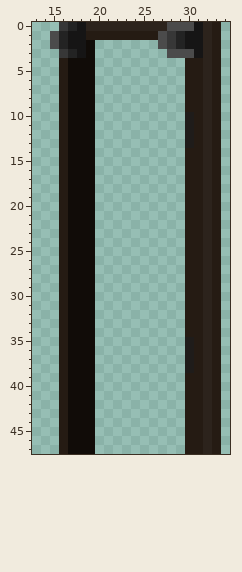
Pixel-art sprite -- Graphics/Atlases/Gameplay/objects/ss2024/electricity/door_open00.png. Above: the version before the commit.
The file is 48x48 pixels. Colours within 5 levels of each other are drawn and written as one. Shown: x 13..34, y 0..47.
The same view after the edit:
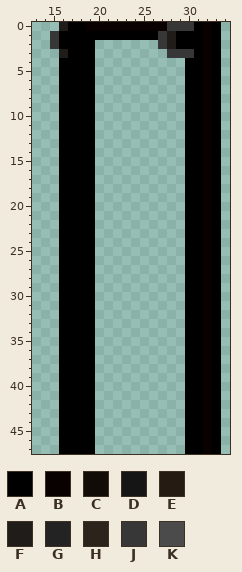
Palette (. is transparent): A #000000  B #090000  C #110c08  D #161515  E #251b13  F #1f1c1a  G #232323  H #2c231c  J #373737  K #4b4b4b
Change:
Changed rows in their new state; - is an unchanged pixel.
first column x 15:
 0 -FAABBBBBBBBBJJJABA
 1 JAAAAAAAAAAAJFAAABA
 2 JAAAA-------JFAAABA
 3 -FAAA--------JJJABA
 4 -AAAA----------AABA
 5 -AAAA----------AABA
 6 -AAAA----------AABA
 7 -AAAA----------AABA
 8 -AAAA----------AABA
 9 -AAAA----------AABA
10 -AAAA----------AABA
11 -AAAA----------AABA
12 -AAAA----------AABA
13 -AAAA----------AABA
14 -AAAA----------AABA
15 -AAAA----------AABA
16 -AAAA----------AABA
17 -AAAA----------AABA
18 -AAAA----------AABA
19 -AAAA----------AABA
20 -AAAA----------AABA
21 -AAAA----------AABA
22 -AAAA----------AABA
23 -AAAA----------AABA
24 -AAAA----------AABA
25 -AAAA----------AABA
26 -AAAA----------AABA
27 -AAAA----------AABA
28 -AAAA----------AABA
29 -AAAA----------AABA
30 -AAAA----------AABA
31 -AAAA----------AABA
32 -AAAA----------AABA
33 -AAAA----------AABA
34 -AAAA----------AABA
35 -AAAA----------AABA
36 -AAAA----------AABA
37 -AAAA----------AABA
38 -AAAA----------AABA
39 -AAAA----------AABA
40 -AAAA----------AABA
41 -AAAA----------AABA
42 -AAAA----------AABA
43 -AAAA----------AABA
44 -AAAA----------AABA
45 -AAAA----------AABA
46 -AAAA----------AABA
47 -AAAA----------AABA
